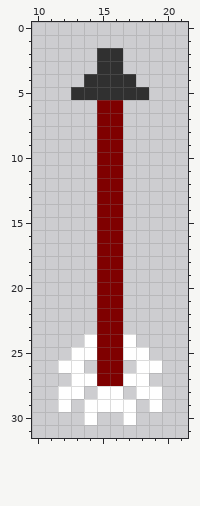
One commit to this pixel-art sprite: assets/graphics/action_projectiles/bow_shot.png. This is how it looked before the edit.
The file is 32x32 pixels. Shown: x 10..21, y 0..31.
And afterwards:
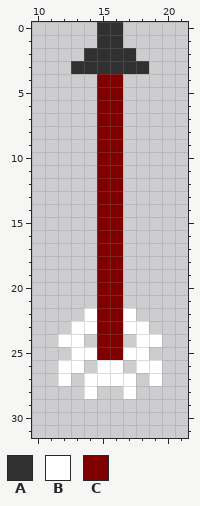
Palette (. is transparent): A #303030  B #ffffff  C #7f0000
Diff:
@@ x 10..21 @@
- 0 ............
- 1 ............
- 2 .....AA.....
- 3 .....AA.....
- 4 ....AAAA....
- 5 ...AAAAAA...
+ 0 .....AA.....
+ 1 .....AA.....
+ 2 ....AAAA....
+ 3 ...AAAAAA...
+ 4 .....CC.....
+ 5 .....CC.....
  6 .....CC.....
@@ x 10..21 @@
 21 .....CC.....
-22 .....CC.....
-23 .....CC.....
-24 ....BCCB....
+22 ....BCCB....
+23 ...BBCCBB...
+24 ..BB.CC.BB..
 25 ...BBCCBB...
-26 ..BB.CC.BB..
-27 ...BBCCBB...
-28 ..BB.BB.BB..
-29 ..B.BBBB.B..
-30 ....B..B....
+26 ..BB.BB.BB..
+27 ..B.BBBB.B..
+28 ....B..B....
+29 ............
+30 ............
 31 ............
